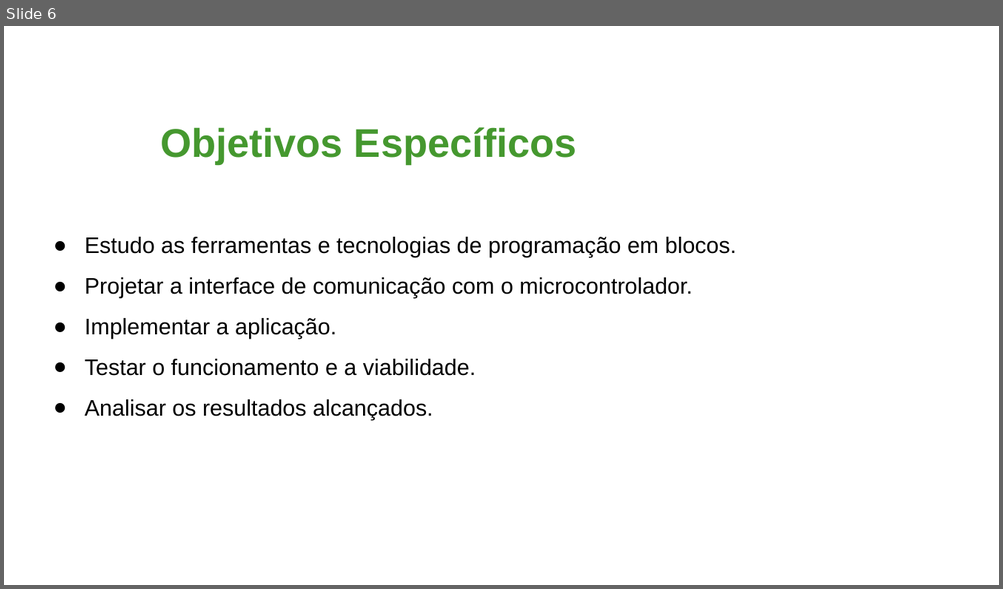
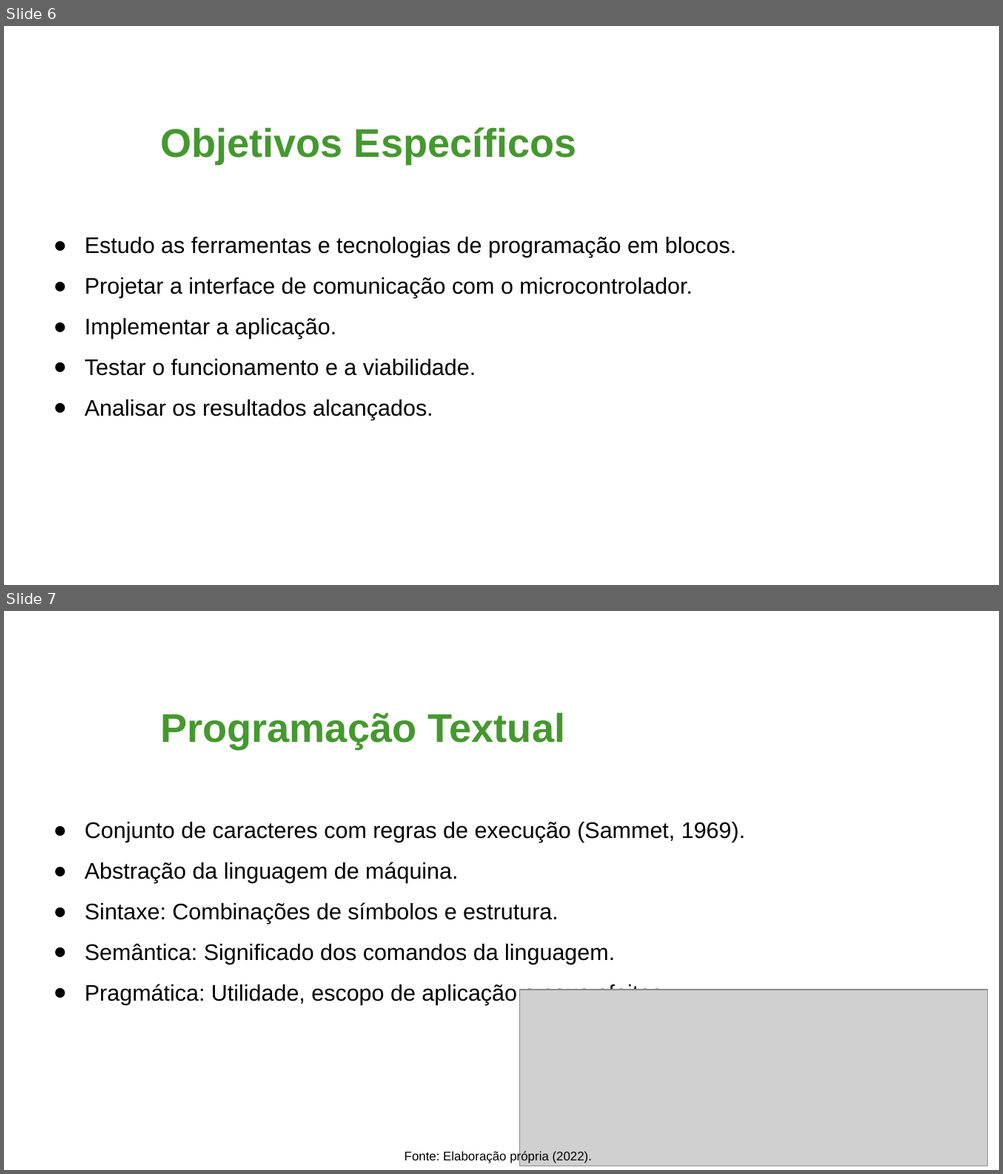
Before and after one commit to NycolasAbreu/Buggy_TCC, a slide deck: Slides TCC.pptx. Shown one above the other, each under a label of ours: slide 6 before the commit, slides 6 and 7 after it. The pictures are 1003x589 and 1003x1174 pixels, drawn with LibreOffice and Linux fonts; fonts in the diff are those of the drawing; grey boxes stand for pictures; background and template pictures are left out. Boxes give left, top, right and bottom in pixels: in the first picture for what was removed or moved away, otherwise in the second. Text is boxed around its words. In the diff, an @@ line names an element or a change of style, - is before the commit and + after.

```diff
--- a/Slides TCC.pptx
+++ b/Slides TCC.pptx
@@ slide 7 added at bbox=[4, 611, 999, 1170], background picture (left out) @@
@@ title added at bbox=[160, 712, 565, 749], 32 pt, text #45982F, bold @@
+Programação Textual
@@ text added at bbox=[85, 822, 745, 1005], 18 pt, text #000000 @@
+● Conjunto de caracteres com regras de execução (Sammet, 1969).
+● Abstração da linguagem de máquina.
+● Sintaxe: Combinações de símbolos e estrutura.
+● Semântica: Significado dos comandos da linguagem.
+● Pragmática: Utilidade, escopo de aplicação e seus efeitos.
@@ picture added at bbox=[519, 990, 987, 1166] @@
@@ text added at bbox=[404, 1150, 592, 1164], 10 pt, text #000000 @@
+Fonte: Elaboração própria (2022).
```
Also in this commit, not shown: 1 slide changed, 3 other slides added, 1 slide removed.
